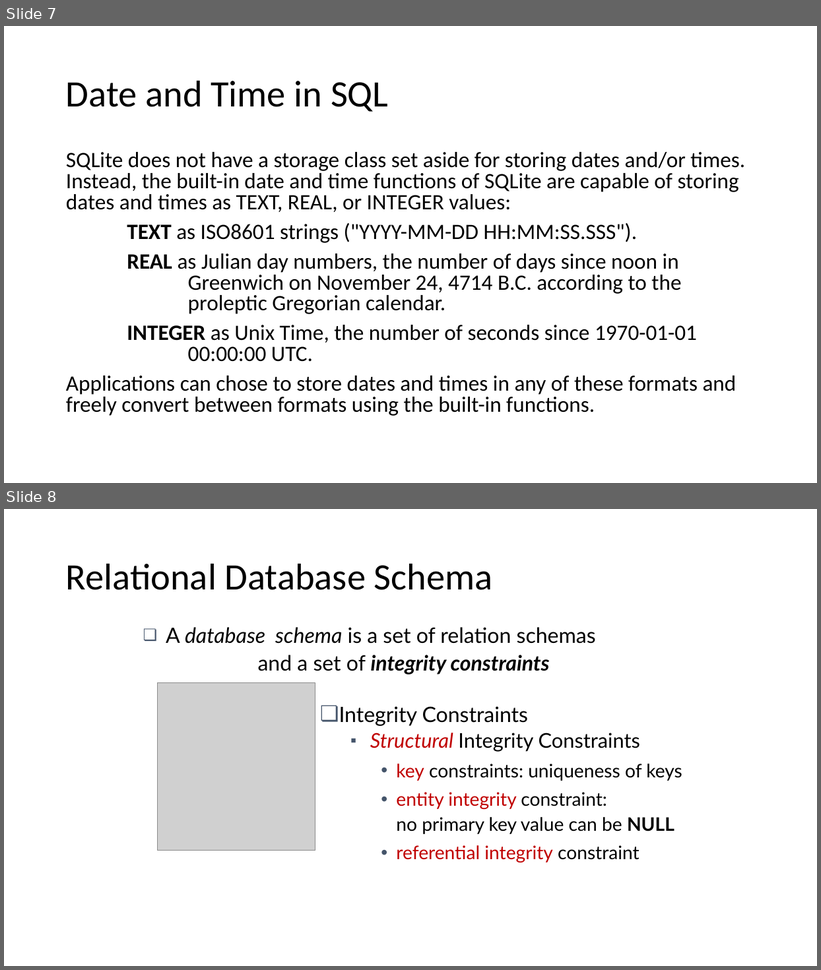
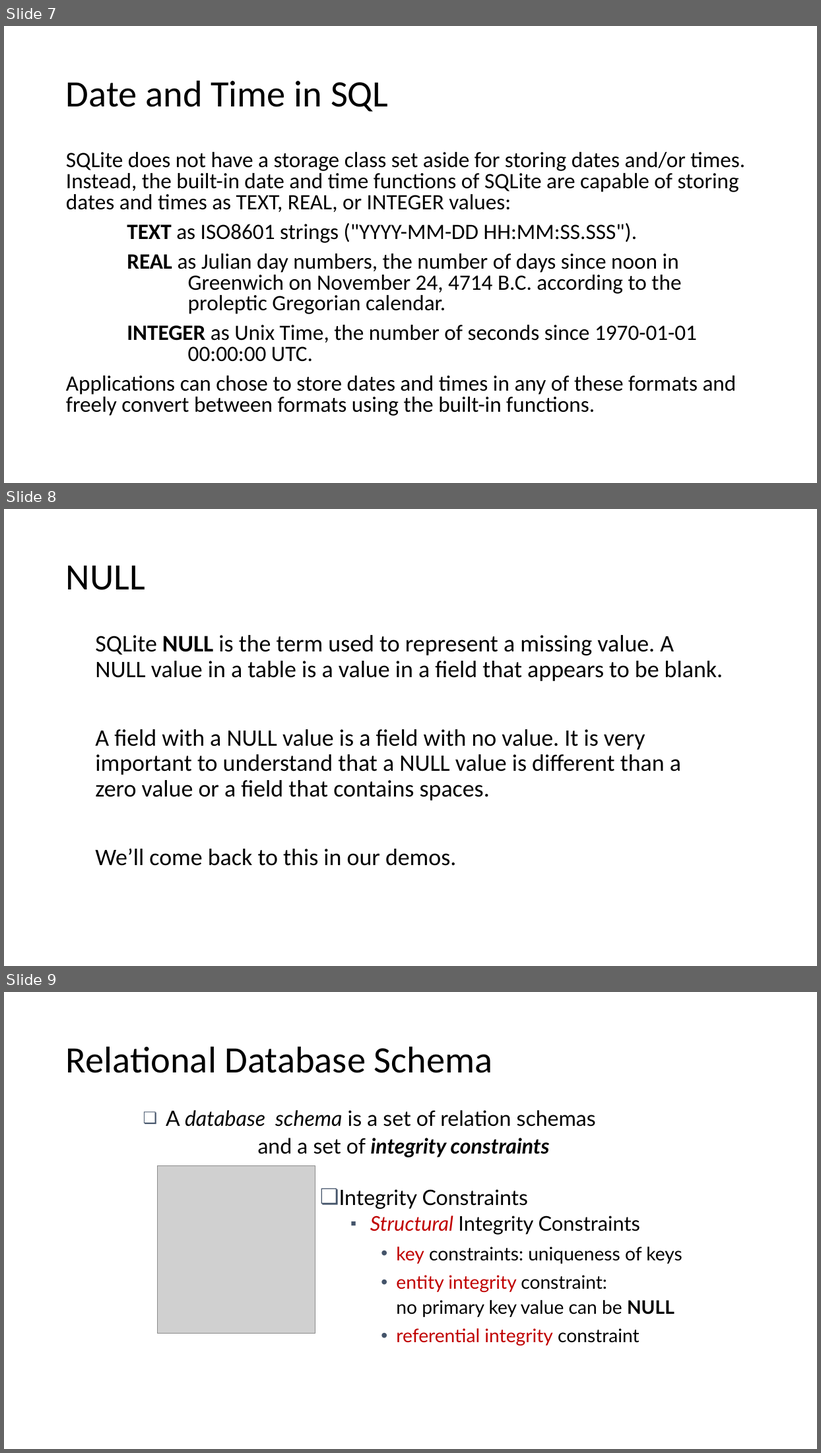
Before and after one commit to RCEatPitt/data-basics-fall-2018, a slide deck: 7 - databases one/Part 1 - Introduction to the Relational Model.pptx. Shown one above the other, each under a label of ours: slides 7 and 8 before the commit, slides 7, 8 and 9 after it. The pictures are 821x970 and 821x1453 pixels, drawn with LibreOffice and Linux fonts; fonts in the diff are those of the drawing; grey boxes stand for pictures. Boxes give left, top, right and bottom in pixels: in the first picture for what was removed or moved away, otherwise in the second. Text is boxed around its words. In the diff, an @@ line names an element or a change of style, - is before the commit and + after.

```diff
--- a/7 - databases one/Part 1 - Introduction to the Relational Model.pptx
+++ b/7 - databases one/Part 1 - Introduction to the Relational Model.pptx
@@ slide 8 added at box(4, 509, 817, 966), background #FFFFFF @@
@@ title added at box(66, 565, 145, 590), 44 pt, text #000000 @@
+NULL
@@ text added at box(95, 635, 723, 866), 28 pt, text #000000 @@
+SQLite NULL is the term used to represent a missing value. A NULL value in a table is a value in a field that appears to be blank.
+A field with a NULL value is a field with no value. It is very important to understand that a NULL value is different than a zero value or a field that contains spaces.
+We’ll come back to this in our demos.
@@ what was slide 8 is now slide 9 @@
```
Also in this commit, not shown: 3 other files.
